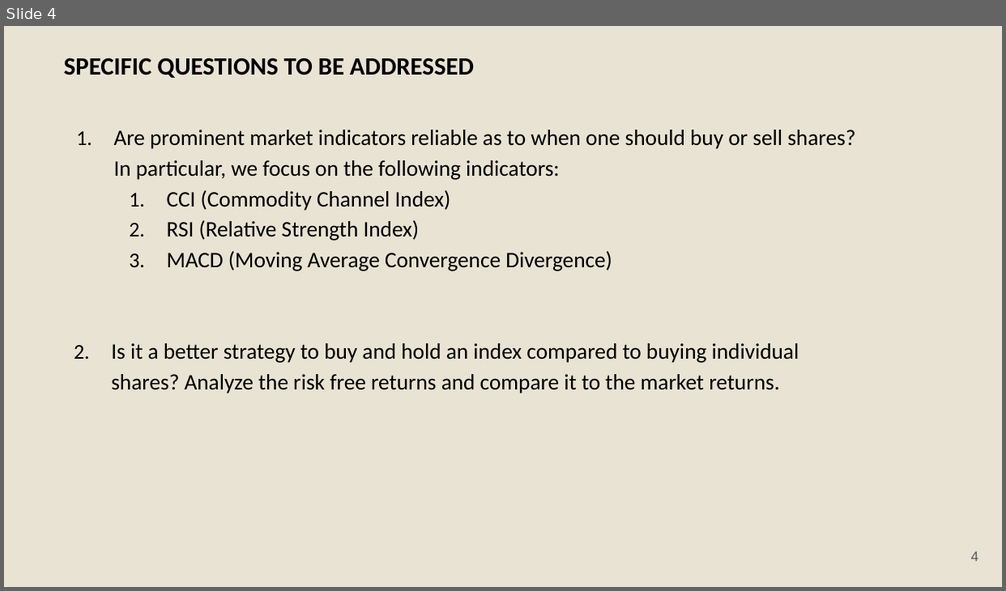
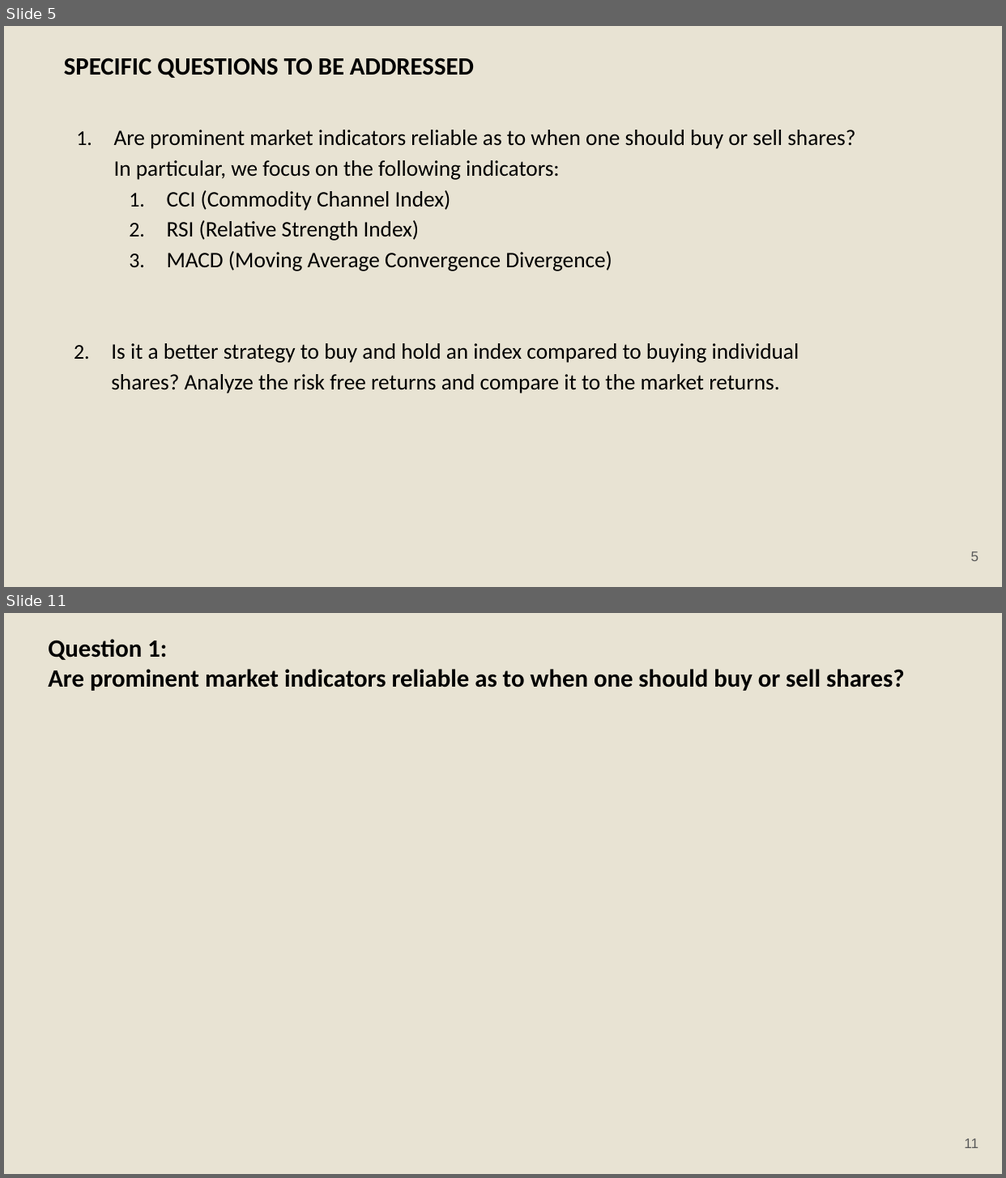
Before and after one commit to svraman1991/Data557Stonks, a slide deck: Group 44 - Data 557 - Final.pptx. Shown one above the other, each under a label of ours: slide 4 before the commit, slides 5 and 11 after it; the slides between them are not shown. The pictures are 1006x591 and 1006x1178 pixels, drawn with LibreOffice and Linux fonts; fonts in the diff are those of the drawing. Boxes give left, top, right and bottom in pixels: in the first picture for what was removed or moved away, otherwise in the second. Text is boxed around its words. In the diff, an @@ line names an element or a change of style, - is before the commit and + after.

```diff
--- a/Group 44 - Data 557 - Final.pptx
+++ b/Group 44 - Data 557 - Final.pptx
@@ slide 11 added at (4,613,1002,1174), background #E8E3D3 @@
@@ title added at (48,639,905,691), 18 pt, text #000000, bold @@
+Question 1:
+Are prominent market indicators reliable as to when one should buy or sell shares?
@@ page number added at (964,1139,978,1148), 10 pt, text #595959 @@
+11
@@ what was slide 4 is now slide 5 @@
@@ page number at (971,552,979,561): text changed @@
-4
+5
```
Also in this commit, not shown: 4 other slides added, 1 slide removed.
